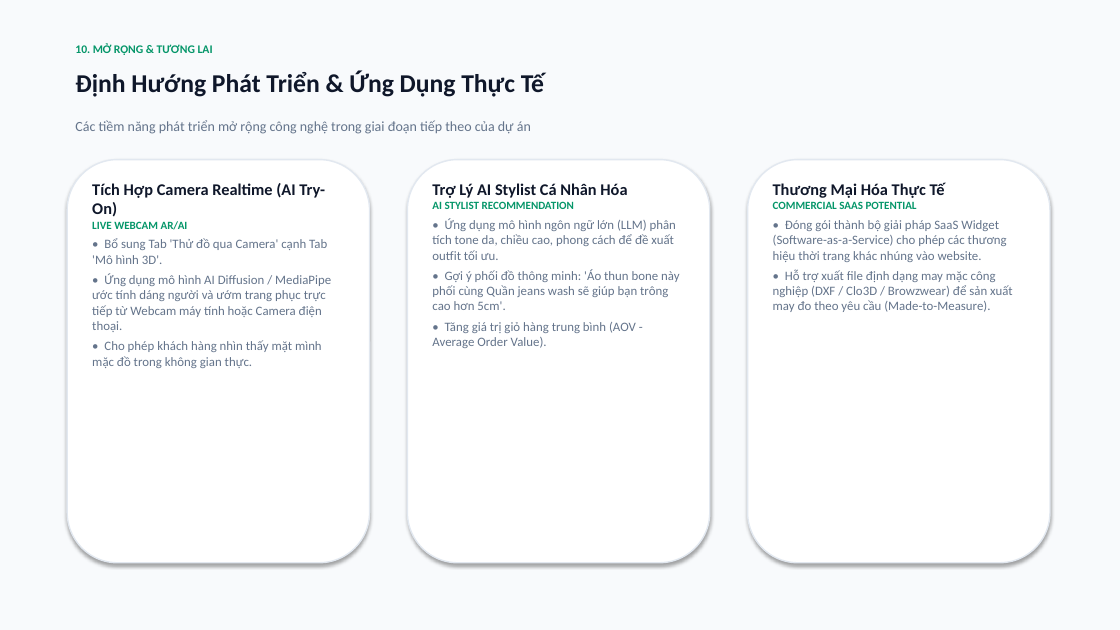
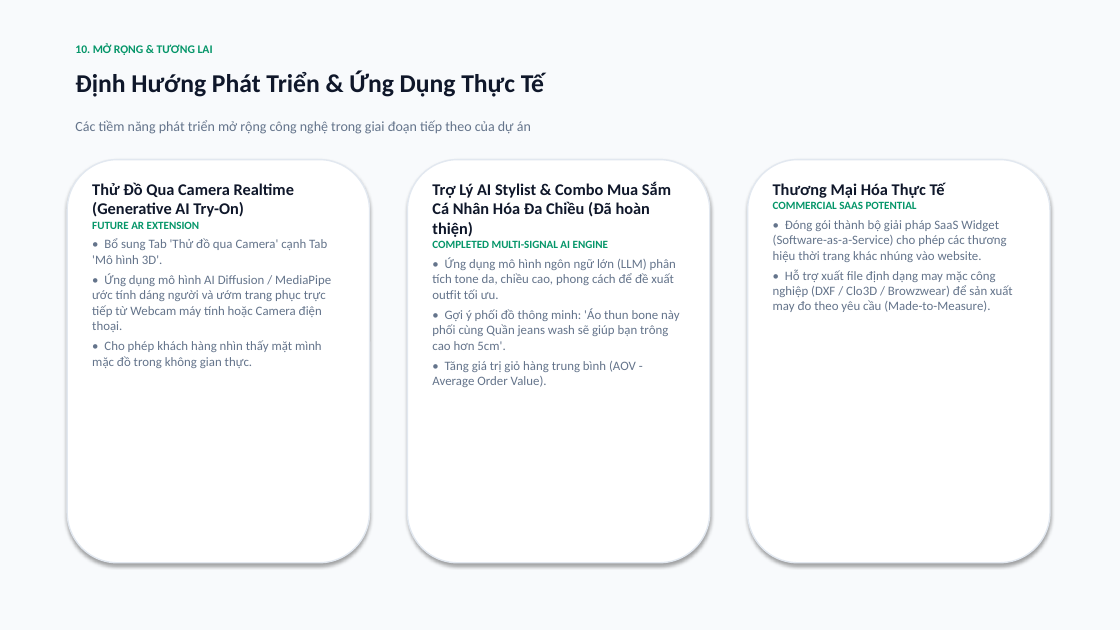
Before and after one commit to baobp14/3d-model-clothing, a slide deck: slide 11 of DoAnTotNghiep_NB_3DTryOn.pptx. Drawn at 1120x630 pixels with LibreOffice and Linux fonts; fonts in the diff are those of the drawing. Boxes give left, top, right and bottom in pixels: in the first picture for what was removed or moved away, otherwise in the second. Text is boxed around its words. In the diff, an @@ line names an element or a change of style, - is before the commit and + after.

Commit message:
docs(pptx): update slide 11 with completed multi-signal AI Stylist and optimize request timeout

```diff
--- a/DoAnTotNghiep_NB_3DTryOn.pptx
+++ b/DoAnTotNghiep_NB_3DTryOn.pptx
@@ text at (92, 182, 294, 229): text changed @@
-Tích Hợp Camera Realtime (AI Try-On)
-LIVE WEBCAM AR/AI
+Thử Đồ Qua Camera Realtime (Generative AI Try-On)
+FUTURE AR EXTENSION
@@ text at (432, 182, 671, 248): text changed @@
-Trợ Lý AI Stylist Cá Nhân Hóa
-AI STYLIST RECOMMENDATION
+Trợ Lý AI Stylist & Combo Mua Sắm Cá Nhân Hóa Đa Chiều (Đã hoàn thiện)
+COMPLETED MULTI-SIGNAL AI ENGINE
```
Also in this commit, not shown: 1 other file.
